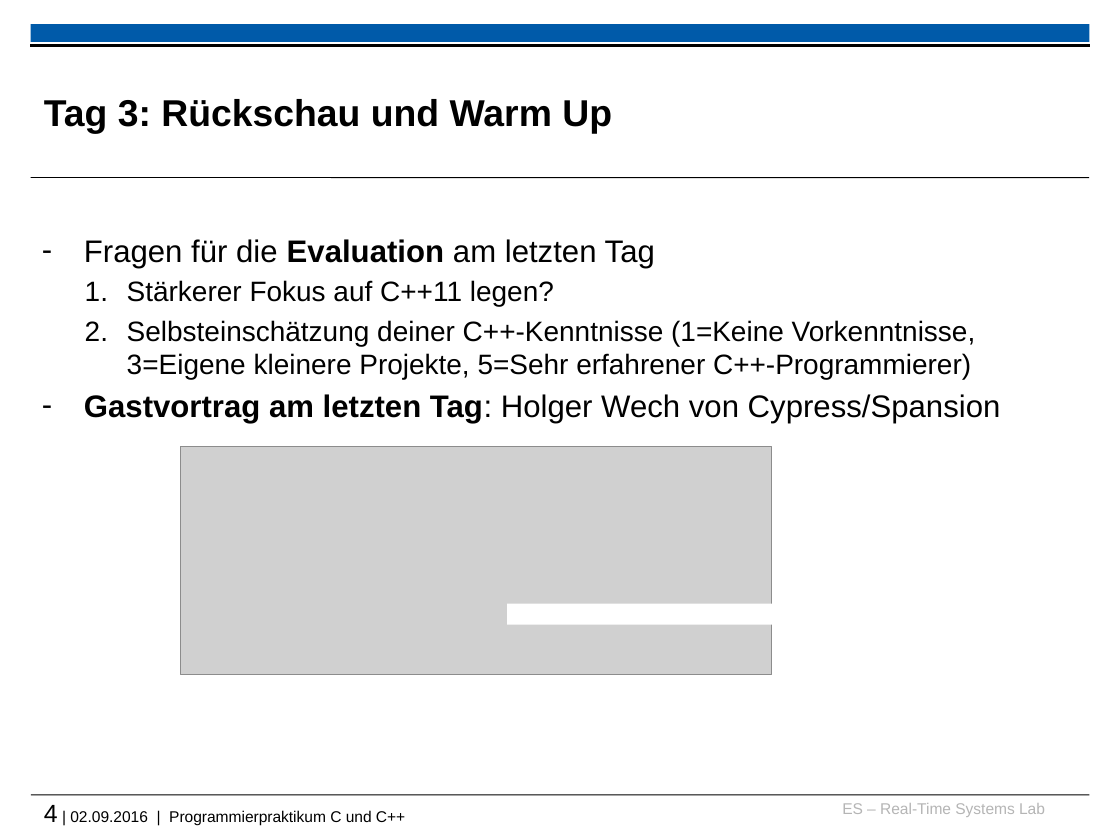
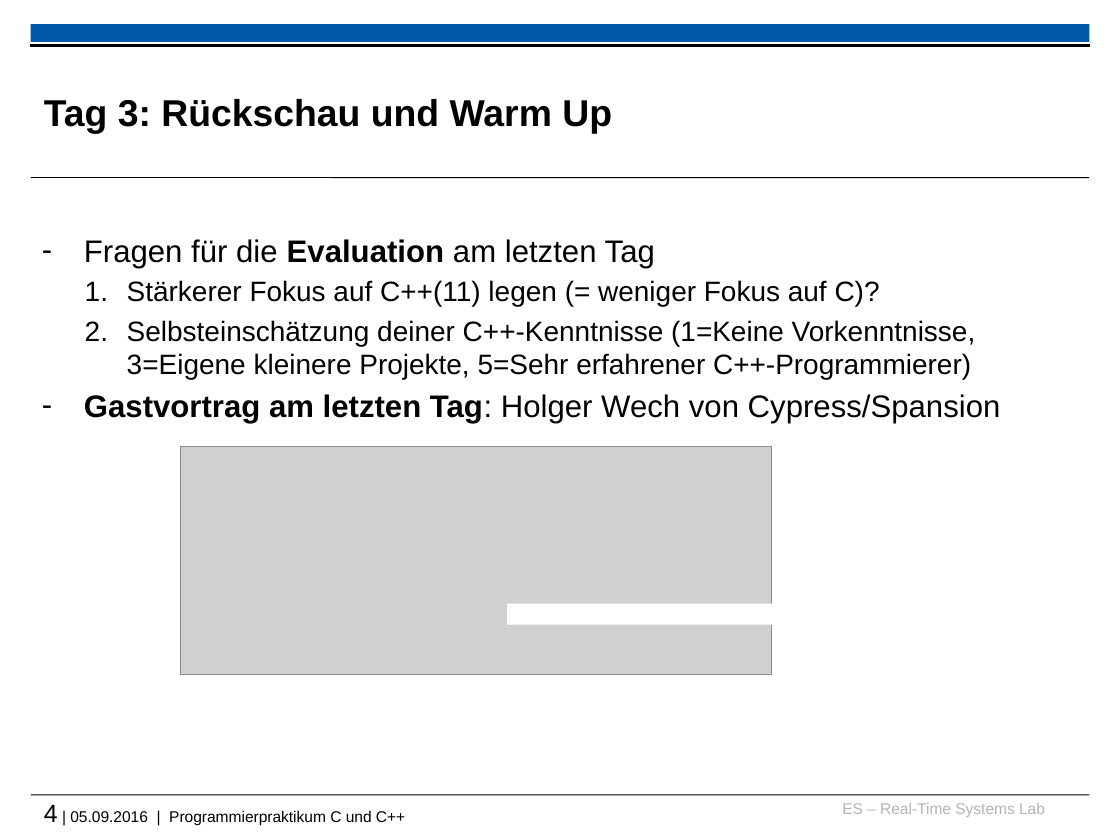
Before and after one commit to h82k/tud-cppp, a slide deck: slide 4 of 2016/week1__recap_and_warmup_slides.pptx. Drawn at 1120x840 pixels with LibreOffice and Linux fonts; fonts in the diff are those of the drawing; grey boxes stand for pictures; background and template pictures are left out. Boxes give left, top, right and bottom in pixels: in the first picture for what was removed or moved away, otherwise in the second. Text is boxed around its words. In the diff, an @@ line names an element or a change of style, - is before the commit and + after.

```diff
--- a/2016/week1__recap_and_warmup_slides.pptx
+++ b/2016/week1__recap_and_warmup_slides.pptx
@@ text at [127,280,880,307]: text changed @@
-  1. Stärkerer Fokus auf C++11 legen?
+  1. Stärkerer Fokus auf C++(11) legen (= weniger Fokus auf C)?
@@ text at [44,805,405,825]: text changed @@
-4 | 02.09.2016 | Programmierpraktikum C und C++
+4 | 05.09.2016 | Programmierpraktikum C und C++
```
Also in this commit, not shown: 1 other slide changed, 2 slides added, 3 slides removed, 2 other files.
